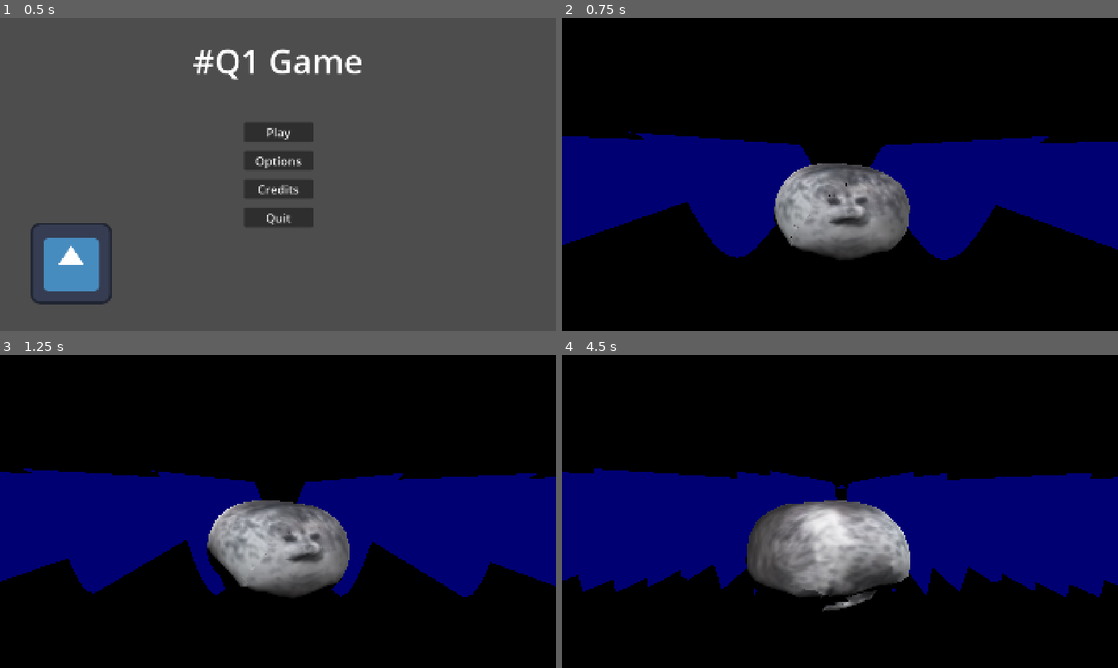
Above: before the commit, frames 1-4 (two rows, left to right).
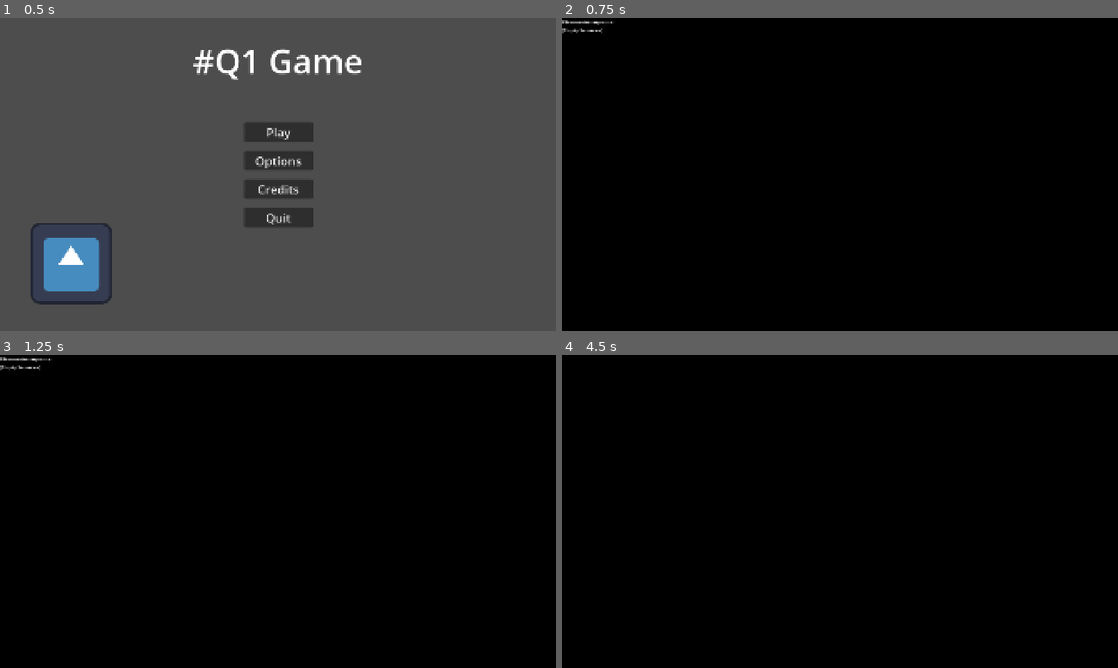
Above: after the commit, the same moments.

Repository: elpozewaunig/Stealay
Game: Godot game, scene res://scenes/MainMenu.tscn
Same seed, same stepped clock (60 frames per second), same inputs: the game is played once before the commit and once after it. The engine's default icon, where the game draws it, is replaced by a stand-in: a white triangle on a blue panel in a dark square.
Inputs:
- Up to frame 1 (0.5 s): no input
- Up to frame 2 (0.75 s): click "Play" at 0.5 s
- Up to frame 3 (1.25 s): no input
- Up to frame 4 (4.5 s): tap Enter (PlannerCommit, bound only after the commit) at 1.25, 1.35, 3.05, 3.6 s; hold D (PlannerRight, bound only after the commit) 1.28-2.03 s; tap Backspace (PlannerDelete, bound only after the commit) at 1.55, 2.1, 3.8, 4.35 s; hold S (PlannerDown, bound only after the commit) 2.03-2.78 s; tap Shift (PlannerHide, bound only after the commit) at 2.3, 2.85 s; hold D (PlannerRight, bound only after the commit) 2.78-3.53 s; hold W (PlannerUp, bound only after the commit) 3.53-4.28 s; hold Left (PlannerLeft, bound only after the commit) from 4.28 s (still down)

Frame 1 is identical in both runs. In frame 2, 30% of the frame differs, in the area x 0-100%, y 0-78%; in frame 3, 31%; in frame 4, 35%, in the area x 0-100%, y 36-82%.

Commit message:
turing bandl
implemted basic user input management to build an execution path and signal it to the planning scene when done

Diff:
--- a/project.godot
+++ b/project.godot
@@ -14,6 +14,10 @@
 run/main_scene="uid://bg4w7m5cvf82n"
 config/features=PackedStringArray("4.4", "GL Compatibility")
 config/icon="res://assets/sprites/icon.svg"
+
+[autoload]
+
+Globals="*res://scripts/globals.gd"
 
 [display]
 
@@ -32,6 +36,47 @@
 "events": [Object(InputEventKey,"resource_local_to_scene":false,"resource_name":"","device":0,"window_id":0,"alt_presse …(194 unchanged characters)…
 ]
 }
+PlannerUp={
+"deadzone": 0.2,
+"events": [Object(InputEventKey,"resource_local_to_scene":false,"resource_name":"","device":-1,"window_id":0,"alt_pressed":false,"shift_pressed":false,"ctrl_pressed":false,"meta_pressed":false,"pressed":false,"keycode":0,"physical_keycode":87,"key_label":0,"unicode":119,"location":0,"echo":false,"script":null)
+, Object(InputEventKey,"resource_local_to_scene":false,"resource_name":"","device":-1,"window_id":0,"alt_pressed":false,"shift_pressed":false,"ctrl_pressed":false,"meta_pressed":false,"pressed":false,"keycode":0,"physical_keycode":4194320,"key_label":0,"unicode":0,"location":0,"echo":false,"script":null)
+]
+}
+PlannerDown={
+"deadzone": 0.2,
+"events": [Object(InputEventKey,"resource_local_to_scene":false,"resource_name":"","device":-1,"window_id":0,"alt_pressed":false,"shift_pressed":false,"ctrl_pressed":false,"meta_pressed":false,"pressed":false,"keycode":0,"physical_keycode":83,"key_label":0,"unicode":115,"location":0,"echo":false,"script":null)
+, Object(InputEventKey,"resource_local_to_scene":false,"resource_name":"","device":-1,"window_id":0,"alt_pressed":false,"shift_pressed":false,"ctrl_pressed":false,"meta_pressed":false,"pressed":false,"keycode":0,"physical_keycode":4194322,"key_label":0,"unicode":0,"location":0,"echo":false,"script":null)
+]
+}
+PlannerRight={
+"deadzone": 0.2,
+"events": [Object(InputEventKey,"resource_local_to_scene":false,"resource_name":"","device":-1,"window_id":0,"alt_pressed":false,"shift_pressed":false,"ctrl_pressed":false,"meta_pressed":false,"pressed":false,"keycode":0,"physical_keycode":68,"key_label":0,"unicode":100,"location":0,"echo":false,"script":null)
+, Object(InputEventKey,"resource_local_to_scene":false,"resource_name":"","device":-1,"window_id":0,"alt_pressed":false,"shift_pressed":false,"ctrl_pressed":false,"meta_pressed":false,"pressed":false,"keycode":0,"physical_keycode":4194321,"key_label":0,"unicode":0,"location":0,"echo":false,"script":null)
+]
+}
+PlannerLeft={
+"deadzone": 0.2,
+"events": [Object(InputEventKey,"resource_local_to_scene":false,"resource_name":"","device":-1,"window_id":0,"alt_pressed":false,"shift_pressed":false,"ctrl_pressed":false,"meta_pressed":false,"pressed":false,"keycode":0,"physical_keycode":4194319,"key_label":0,"unicode":0,"location":0,"echo":false,"script":null)
+, Object(InputEventKey,"resource_local_to_scene":false,"resource_name":"","device":-1,"window_id":0,"alt_pressed":false,"shift_pressed":false,"ctrl_pressed":false,"meta_pressed":false,"pressed":false,"keycode":0,"physical_keycode":65,"key_label":0,"unicode":97,"location":0,"echo":false,"script":null)
+]
+}
+PlannerHide={
+"deadzone": 0.2,
+"events": [Object(InputEventKey,"resource_local_to_scene":false,"resource_name":"","device":-1,"window_id":0,"alt_pressed":false,"shift_pressed":false,"ctrl_pressed":false,"meta_pressed":false,"pressed":false,"keycode":0,"physical_keycode":4194325,"key_label":0,"unicode":0,"location":0,"echo":false,"script":null)
+, Object(InputEventKey,"resource_local_to_scene":false,"resource_name":"","device":-1,"window_id":0,"alt_pressed":false,"shift_pressed":false,"ctrl_pressed":false,"meta_pressed":false,"pressed":false,"keycode":0,"physical_keycode":4194325,"key_label":0,"unicode":0,"location":0,"echo":false,"script":null)
+]
+}
+PlannerDelete={
+"deadzone": 0.2,
+"events": [Object(InputEventKey,"resource_local_to_scene":false,"resource_name":"","device":-1,"window_id":0,"alt_pressed":false,"shift_pressed":false,"ctrl_pressed":false,"meta_pressed":false,"pressed":false,"keycode":0,"physical_keycode":4194308,"key_label":0,"unicode":0,"location":0,"echo":false,"script":null)
+, Object(InputEventKey,"resource_local_to_scene":false,"resource_name":"","device":-1,"window_id":0,"alt_pressed":false,"shift_pressed":false,"ctrl_pressed":false,"meta_pressed":false,"pressed":false,"keycode":0,"physical_keycode":4194312,"key_label":0,"unicode":0,"location":0,"echo":false,"script":null)
+]
+}
+PlannerCommit={
+"deadzone": 0.2,
+"events": [Object(InputEventKey,"resource_local_to_scene":false,"resource_name":"","device":-1,"window_id":0,"alt_pressed":false,"shift_pressed":false,"ctrl_pressed":false,"meta_pressed":false,"pressed":false,"keycode":0,"physical_keycode":4194309,"key_label":0,"unicode":0,"location":0,"echo":false,"script":null)
+]
+}
 
 [physics]
 
--- /dev/null
+++ b/scenes/HeistPlanner.tscn
@@ -0,0 +1,25 @@
+[gd_scene load_steps=2 format=3 uid="uid://csr8qdvijf7o8"]
+
+[ext_resource type="Script" uid="uid://kffkeo6bcao7" path="res://scripts/planner.gd" id="1_qk7fk"]
+
+[node name="HeistPlanner" type="Control"]
+layout_mode = 3
+anchors_preset = 15
+anchor_right = 1.0
+anchor_bottom = 1.0
+grow_horizontal = 2
+grow_vertical = 2
+script = ExtResource("1_qk7fk")
+
+[node name="VBoxContainer" type="VBoxContainer" parent="."]
+layout_mode = 0
+offset_right = 508.0
+offset_bottom = 157.0
+
+[node name="InstructionLabel" type="Label" parent="VBoxContainer"]
+layout_mode = 2
+text = "Please enter sequence"
+
+[node name="Sequence" type="Label" parent="VBoxContainer"]
+layout_mode = 2
+text = "MICHI!!!!!!!!!!!!!!!!!!!!!!!!!!"
--- a/scenes/MainMenu.tscn
+++ b/scenes/MainMenu.tscn
@@ -23,7 +23,8 @@
 
 
 func startGame() -> void:
-	get_tree().change_scene_to_file(\"res://scenes/GameScene.tscn\")
+	#get_tree().change_scene_to_file(\"res://scenes/GameScene.tscn\")
+	get_tree().change_scene_to_file(\"res://scenes/PlanningScene.tscn\")
 "
 
 [sub_resource type="GDScript" id="GDScript_2wh52"]
--- a/scenes/GameScene.tscn
+++ b/scenes/PlanningScene.tscn
@@ -1,51 +1,17 @@
-[gd_scene load_steps=17 format=3 uid="uid://bk3bgljl4ox8h"]
-
-[ext_resource type="Theme" uid="uid://cb6idjbop8kw2" path="res://assets/sprites/CheckButtonBetter/BetterButton.tres" id="1_vh257"]
-[ext_resource type="Script" uid="uid://d0klmhrydubhb" path="res://scripts/game_manager.gd" id="1_xy3my"]
-[ext_resource type="PackedScene" uid="uid://caljcteyi14oj" path="res://assets/models/seal.tscn" id="2_cxv17"]
-[ext_resource type="AudioStream" uid="uid://dubl7608be7qp" path="res://assets/sounds/ultra low quality funky town.mp3" id="3_18ig4"]
-
-[sub_resource type="Shader" id="Shader_ve7bo"]
-code = "shader_type spatial;
-
-void vertex() {
-	VERTEX.y += cos(VERTEX.z*TIME*25.0)*0.1;
-}
-
-void fragment() {
-  METALLIC = 0.0;
-  ROUGHNESS = 0.01;
-  ALBEDO = vec3(0.0, 0.0, 0.5);
-}
-
-"
-
-[sub_resource type="ShaderMaterial" id="ShaderMaterial_ibkli"]
-render_priority = 0
-shader = SubResource("Shader_ve7bo")
-
-[sub_resource type="PlaneMesh" id="PlaneMesh_qbsmt"]
-material = SubResource("ShaderMaterial_ibkli")
-subdivide_width = 150
-subdivide_depth = 150
-
-[sub_resource type="Environment" id="Environment_18ig4"]
+[gd_scene load_steps=14 format=3 uid="uid://tfksyvs2qbdu"]
+
+[ext_resource type="Script" uid="uid://lntsseib6ktx" path="res://scripts/planning_scene.gd" id="1_i05ib"]
+[ext_resource type="PackedScene" uid="uid://csr8qdvijf7o8" path="res://scenes/HeistPlanner.tscn" id="2_sfq2c"]
+[ext_resource type="Script" uid="uid://d0klmhrydubhb" path="res://scripts/game_manager.gd" id="3_pbho8"]
+[ext_resource type="AudioStream" uid="uid://dubl7608be7qp" path="res://assets/sounds/ultra low quality funky town.mp3" id="4_hke3g"]
+[ext_resource type="Theme" uid="uid://cb6idjbop8kw2" path="res://assets/sprites/CheckButtonBetter/BetterButton.tres" id="5_rly6o"]
+
+[sub_resource type="Environment" id="Environment_1rttj"]
 background_energy_multiplier = 0.0
 ambient_light_source = 2
 ambient_light_energy = 0.0
 
-[sub_resource type="GDScript" id="GDScript_vijgj"]
-resource_name = "spin"
-script/source = "extends Node3D
-
-func _ready():
-	process_mode = Node.PROCESS_MODE_PAUSABLE
-
-func _process(delta: float) -> void:
-	rotation.y += 0.5*delta
-"
-
-[sub_resource type="GDScript" id="GDScript_pynjx"]
+[sub_resource type="GDScript" id="GDScript_0acuf"]
 resource_name = "pausetry"
 script/source = "extends Control
 func _ready():
@@ -118,28 +84,24 @@
 	OS.shell_open(\"https://www.youtube.com/watch?v=dQw4w9WgXcQ\")
 "
 
-[node name="Game" type="Node3D"]
+[node name="PlanningScene" type="Node3D"]
+script = ExtResource("1_i05ib")
+
+[node name="HeistPlanner" parent="." instance=ExtResource("2_sfq2c")]
 
 [node name="GameManager" type="Node" parent="."]
-script = ExtResource("1_xy3my")
-
-[node name="MeshInstance3D" type="MeshInstance3D" parent="."]
-mesh = SubResource("PlaneMesh_qbsmt")
+script = ExtResource("3_pbho8")
 
 [node name="Camera3D" type="Camera3D" parent="."]
 transform = Transform3D(0.00400682, 0.0799714, -0.996789, 0.00906753, 0.996753, 0.080005, 0.999951, -0.00935898, 0.00326867, -1.52924, 0.0782146, 0)
-environment = SubResource("Environment_18ig4")
+environment = SubResource("Environment_1rttj")
 fov = 50.0
 
 [node name="DirectionalLight3D" type="DirectionalLight3D" parent="."]
 transform = Transform3D(0.816057, -0.111381, -0.567138, 0.577972, 0.157263, 0.800761, 0, -0.981256, 0.19271, 0, 0, 0)
 
-[node name="seal" parent="." instance=ExtResource("2_cxv17")]
-transform = Transform3D(-0.004, 0, 3.49691e-10, 0, 0.004, 0, -3.49691e-10, 0, -0.004, -1.1485, 0, 0)
-script = SubResource("GDScript_vijgj")
-
 [node name="AudioStreamPlayer3D" type="AudioStreamPlayer3D" parent="."]
-stream = ExtResource("3_18ig4")
+stream = ExtResource("4_hke3g")
 volume_db = -10.0
 autoplay = true
 bus = &"Music"
@@ -297,6 +259,7 @@
 text = "Settings"
 horizontal_alignment = 1
 
+[connection signal="heist_planned" from="HeistPlanner" to="." method="_on_heist_planner_heist_planned"]
 [connection signal="pressed" from="PauseMenu/UI/DefaultView/VBoxContainer/OptionsButton" to="PauseMenu/UI/DefaultView" method="HideMe"]
 [connection signal="pressed" from="PauseMenu/UI/DefaultView/VBoxContainer/OptionsButton" to="PauseMenu/UI/OptionsView" method="showMe"]
 [connection signal="pressed" from="PauseMenu/UI/DefaultView/VBoxContainer/MainMenu" to="PauseMenu/UI/DefaultView/VBoxContainer/MainMenu" method="backMainMenu"]
--- /dev/null
+++ b/scripts/globals.gd
@@ -0,0 +1,10 @@
+extends Node
+
+
+enum movement {
+	UP,
+	DOWN,
+	RIGHT,
+	LEFT,
+	HIDE
+	}
--- /dev/null
+++ b/scripts/planner.gd
@@ -0,0 +1,68 @@
+extends Control
+
+signal heist_planned(sequence) # signal when done
+
+var input_sequence: Array[Globals.movement] = []
+var game_scene: String = ""
+
+@onready
+var sequence_display_label: Label = $VBoxContainer/Sequence
+@onready
+var instructions_label: Label = $VBoxContainer/InstructionLabel
+
+#-----------------------------------------------------------------------
+
+func _ready() -> void:
+	# Update display in case we load the last sequence till failure, to avoid needing to start over again.
+	update_display()
+
+func _input(event: InputEvent) -> void:
+	if not event.is_pressed():
+		return
+
+	if event.is_action("PlannerUp", true):
+		add_action(Globals.movement.UP)
+	elif event.is_action("PlannerDown", true):
+		add_action(Globals.movement.DOWN)
+	elif event.is_action("PlannerLeft", true):
+		add_action(Globals.movement.LEFT)
+	elif event.is_action("PlannerRight", true):
+		add_action(Globals.movement.RIGHT)
+	elif event.is_action("PlannerHide", true):
+		add_action(Globals.movement.HIDE)
+	elif event.is_action("PlannerDelete", true):
+		remove_last_action()
+	elif event.is_action("PlannerCommit", true):
+		finalize_sequence()
+
+func add_action(action_string: Globals.movement) -> void:
+	input_sequence.append(action_string)
+	update_display()
+
+func remove_last_action() -> void:
+	if not input_sequence.is_empty():
+		input_sequence.pop_back()
+		update_display()
+
+func update_display() -> void:
+	if input_sequence.is_empty():
+		sequence_display_label.text = "[Empty Sequence]"
+	else:
+		sequence_display_label.text = " -> ".join(input_sequence)
+
+func finalize_sequence() -> void:
+	if input_sequence.is_empty():
+		print("Cannot finalize an empty sequence.")
+		# TODO signal the user, shaking label
+		return
+
+	print("Sequence finalized: ", input_sequence)
+	emit_signal("heist_planned", input_sequence)
+
+func clear_sequence() -> void:
+	input_sequence.clear()
+	update_display()
+
+func load_sequence(sequence: Array) -> void:
+	input_sequence = sequence.duplicate()
+	update_display()
--- /dev/null
+++ b/scripts/planning_scene.gd
@@ -0,0 +1,25 @@
+extends Node3D
+
+var planned_heist_sequence: Array = []
+
+func _ready() -> void:
+	start_planning_phase()
+
+func _on_heist_planner_heist_planned(sequence: Variant) -> void:
+	$HeistPlanner.hide()
+	print("Main script received sequence: ", sequence)
+	planned_heist_sequence = sequence
+	start_execution_phase()
+
+
+func start_planning_phase():
+	$HeistPlanner.clear_sequence()
+	$HeistPlanner.show()
+
+
+func start_execution_phase():
+	if planned_heist_sequence.is_empty():
+		print("No sequence planned!")
+		return
+
+	print("Executing sequence: ", planned_heist_sequence)
Not shown: 11 places in scenes/PlanningScene.tscn that only renumber resources
Not shown, added: scripts/globals.gd.uid
Not shown, added: scripts/planner.gd.uid
Not shown, added: scripts/planning_scene.gd.uid
Not shown, added: scenes/HeistPlanner.tscn1393190495.tmp
Not shown, added: scenes/HeistPlanner.tscn1975819281.tmp
